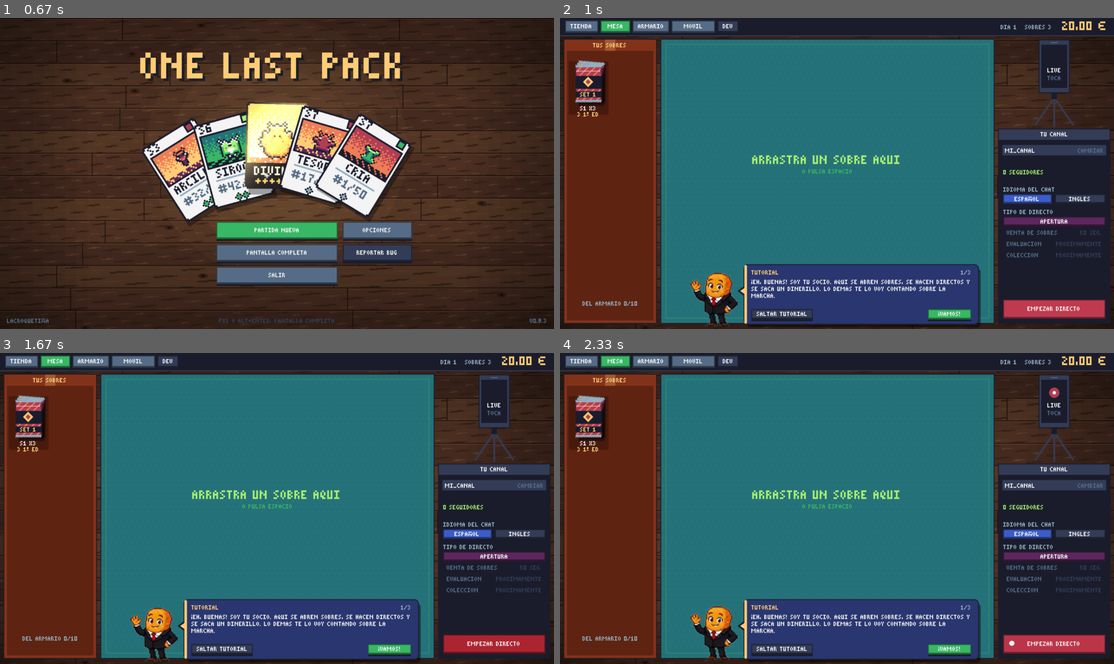
Above: before the commit, frames 1-4 (two rows, left to right).
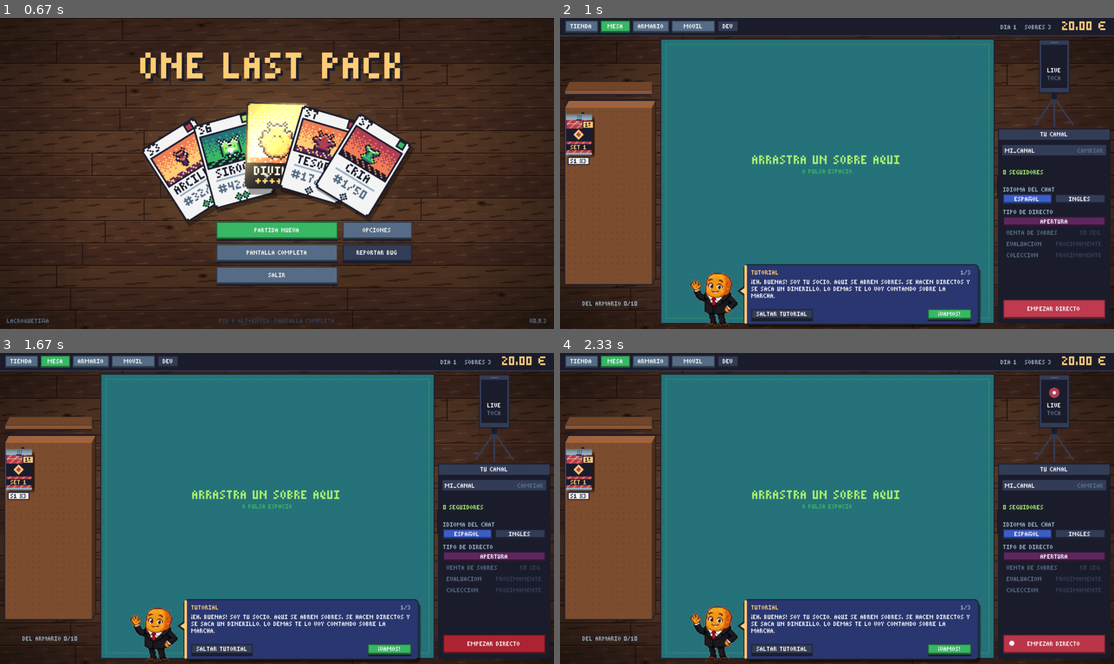
Above: after the commit, the same moments.

Repository: LaCroquetona/one-last-pack
Game: LÖVE game, started from main.lua
Same seed, same stepped clock (60 frames per second), same inputs: the game is played once before the commit and once after it.
Inputs (mouse positions are in pixels of both pictures, inside the frame that each line leads up to):
- Up to frame 1 (0.67 s): click "ONE LAST PACK" at 0.38 s
- Up to frame 2 (1 s): press the mouse at (837, 229) at 0.7 s; move the mouse to (737, 198) at 0.8 s; release the mouse at (637, 164) at 0.93 s
- Up to frame 3 (1.67 s): tap Enter at 1, 1.33 s
- Up to frame 4 (2.33 s): tap Enter at 1.67, 2 s

Frame 1 is identical in both runs. In frame 2, 15% of the frame differs, in the area x 0-18%, y 6-99%; in frame 3, 15%; in frame 4, 15%.

Commit message:
Hang packs, sleeves and top loaders on a pegboard (#22)

Diff:
--- a/src/mesa.lua
+++ b/src/mesa.lua
@@ -12,6 +12,7 @@
 local carta = require "src.carta"
 local sobre = require "src.sobre"
 local caja = require "src.caja"
+local muebles = require "src.muebles"
 local encima = require "src.encima"
 local logros = require "src.logros"
 local apertura = require "src.apertura"
@@ -29,7 +30,12 @@
 local CAJA = { x = 4, y = 24, w = 108, h = 330 }
 local TAPETE = { x = 116, y = 24, w = 386, h = 330 }
 local DIRECTO = { x = 506, y = 24, w = 130, h = 330 }
-local FUNDAS = { x = CAJA.x + 8, y = CAJA.y + 228, w = CAJA.w - 16, h = 62 }
+-- arriba la balda de las cajas cerradas; debajo el tablero con 6 ganchos de
+-- sobres (3 x 2) y las fundas y los tops
+local BALDA = CAJA.y + 60
+local TABLERO = CAJA.y + 80
+local POR_TABLERO = 6
+local FUNDAS = { x = CAJA.x + 8, y = TABLERO + 142, w = CAJA.w - 16, h = 60 }
 -- donde se queda la caja abierta: abajo a la derecha del tapete (no tapa las cartas)
 local ESQUINA = { x = TAPETE.x + TAPETE.w - 36, y = TAPETE.y + 28, e = 1 }
 -- animacion de abrir una caja (src/caja.lua)
@@ -61,23 +67,49 @@
     return x >= r.x and x < r.x + r.w and y >= r.y and y < r.y + r.h
 end
 
--- tipos de sobre que se ven en la caja: caben 4; primero los que tienes y
+-- tipos de sobre que tienes
+local function tiposConSobres()
+    local lista = {}
+    for _, tipo in ipairs(sobres.lista) do
+        if partida.disponibles(tipo.id) > 0 then table.insert(lista, tipo) end
+    end
+    return lista
+end
+
+-- pagina del tablero (solo con mas de 6 tipos de sobre)
+local paginaTablero = 1
+local function paginasTablero()
+    return math.max(1, math.ceil(#tiposConSobres() / POR_TABLERO))
+end
+
+-- tipos de sobre que se ven en el tablero: caben 6; primero los que tienes y
 -- luego huecos vacios de sets ya salidos
 local function tiposCaja()
+    local todos = tiposConSobres()
+    paginaTablero = math.max(1, math.min(paginaTablero, paginasTablero()))
     local lista = {}
-    for _, tipo in ipairs(sobres.lista) do
-        if partida.disponibles(tipo.id) > 0 and #lista < 4 then table.insert(lista, tipo) end
-    end
-    for _, tipo in ipairs(sobres.lista) do
-        if mercado.salido(tipo.set) and partida.disponibles(tipo.id) == 0 and #lista < 4 then table.insert(lista, tipo) end
+    for i = (paginaTablero - 1) * POR_TABLERO + 1, math.min(#todos, paginaTablero * POR_TABLERO) do
+        table.insert(lista, todos[i])
+    end
+    if #todos <= POR_TABLERO then
+        for _, tipo in ipairs(sobres.lista) do
+            if mercado.salido(tipo.set) and partida.disponibles(tipo.id) == 0 and #lista < POR_TABLERO then table.insert(lista, tipo) end
+        end
     end
     return lista
 end
 
--- centro del hueco de un tipo de sobre en la caja
+-- gancho del hueco k del tablero
+local function ganchoHueco(k)
+    local col, fila = (k - 1) % 3, math.floor((k - 1) / 3)
+    return CAJA.x + 22 + col * 32, TABLERO + 6 + fila * 66
+end
+
+-- centro del sobre colgado en el hueco k
 local function hueco(k)
-    local col, fila = (k - 1) % 2, math.floor((k - 1) / 2)
-    return CAJA.x + 29 + col * 50, CAJA.y + 52 + fila * 66
+    local bx, by = ganchoHueco(k)
+    local hx, hy = muebles.agujero(bx, by, 12)
+    return hx, hy + 19
 end
 
 local function huecoDe(tipoId)
@@ -220,39 +252,31 @@
     local esTop = que == "top"
     local libres = (esTop and partida.topsLibres or partida.fundasLibres) - ((mano and mano.cosa == que) and 1 or 0)
     local color = esTop and p.celeste or p.cian
-    ui.caja(x, y, w, h, p.grisosc)
-    fuentes.texto(esTop and "TOPS" or "FUNDAS", x, y + 4, 1, p.blanco, "center", w)
-    for i = math.min(4, libres), 1, -1 do
-        local fx0, fy0 = x + w / 2 - 11 + i * 2, y + 14 - i
-        lg.setColor(1, 1, 1, esTop and 0.2 or 0.12)
-        lg.rectangle("fill", fx0, fy0, 18, 25)
-        lg.setColor(color[1], color[2], color[3], 0.7)
-        lg.rectangle("line", fx0 + 0.5, fy0 + 0.5, 17, 24)
-        -- el top loader es rigido: borde de arriba gordo
-        if esTop then lg.rectangle("fill", fx0 + 1, fy0 + 1, 16, 3) end
-    end
-    fuentes.texto("X" .. math.max(0, libres), x, y + 44, 1, libres > 0 and color or p.rojo, "center", w)
+    -- colgadas del tablero, como en la tienda
+    local bx, by = x + w / 2 + 6, y + 2
+    local hx, hy = muebles.agujero(bx, by, 12)
+    muebles.gancho(bx, by, 12)
+    if libres > 0 then
+        local n = math.min(2, math.ceil(libres / 20))
+        if esTop then muebles.bolsaTops(hx, hy, n, 0, "") else muebles.blister(hx, hy, n, 0, "") end
+    end
+    muebles.punta(bx, by, 12)
+    muebles.etiqueta(x + w / 2, y + 50, "X" .. math.max(0, libres), libres > 0 and color or p.rojo)
     local puede = libres > 0 and not apertura.bloqueada()
     local pista
     if puede then pista = estrecho and "ARRASTRA" or "ARRÁSTRALA A UNA CARTA"
     elseif libres > 0 then pista = estrecho and "TRAS ABRIR" or "AL ACABAR EL SOBRE"
     else pista = estrecho and "EN TIENDA" or "CÓMPRALAS EN LA TIENDA" end
-    fuentes.texto(pista, x, y + 52, 1, p.grisclaro, "center", w)
+    if ui.encima == "caja_" .. que then ui.tooltip(esTop and "Top loaders" or "Fundas", color, { { pista } }) end
     if puede then ui.zona("caja_" .. que, x, y, w, h) end
 end
 
 local function dibujarCaja()
-    -- caja de carton
-    lg.setColor(p.negro)
-    lg.rectangle("fill", CAJA.x, CAJA.y, CAJA.w, CAJA.h)
-    lg.setColor(p.naranja[1] * 0.55, p.naranja[2] * 0.4, p.naranja[3] * 0.3)
-    lg.rectangle("fill", CAJA.x + 1, CAJA.y + 1, CAJA.w - 2, CAJA.h - 2)
-    lg.setColor(p.naranja[1] * 0.4, p.naranja[2] * 0.28, p.naranja[3] * 0.2)
-    lg.rectangle("fill", CAJA.x + 4, CAJA.y + 14, CAJA.w - 8, CAJA.h - 18)
-    -- cinta de embalar
-    lg.setColor(p.amarillo[1], p.amarillo[2], p.amarillo[3], 0.25)
-    lg.rectangle("fill", CAJA.x + CAJA.w / 2 - 6, CAJA.y + 1, 12, 13)
-    fuentes.texto("TUS SOBRES", CAJA.x, CAJA.y + 5, 1, p.amarillo, "center", CAJA.w)
+    -- tablero con ganchos al fondo de la mesa, como el de la tienda
+    muebles.bloque(CAJA.x + 2, TABLERO, CAJA.w - 8, 204, 8, muebles.tonos(muebles.MADERA, 1.15, 1.5, 0.7))
+    muebles.perforado(CAJA.x + 6, TABLERO + 4, CAJA.w - 14, 196, 7)
+    -- y encima la balda de las cajas cerradas
+    muebles.balda(CAJA.x + 2, BALDA, CAJA.w - 8, 10)
 
     local bloqueada = apertura.bloqueada()
     -- llevas un sobre: soltarlo aqui lo guarda (el de la caja abierta, todos)
@@ -270,43 +294,62 @@
         local p1 = partida.apartado("s", tipo.id, true) and 0 or partida.sobres(tipo.id, true)
         local cogido = mano and mano.cosa == "sobre" and mano.tipo == tipo.id and not mano.deCaja and 1 or 0
         local quedan = n - cogido
-        -- fondo del hueco
-        lg.setColor(0, 0, 0, 0.25)
-        lg.rectangle("fill", x - 23, y - 26, 46, 62)
+        -- colgados de su gancho
+        local bx, by = ganchoHueco(k)
+        local hx, hy = muebles.agujero(bx, by, 12)
+        muebles.gancho(bx, by, 12)
+        if quedan > 0 then muebles.colgados(tipo.id, hx, hy, math.min(3, quedan), 0) end
+        muebles.punta(bx, by, 12)
+        -- pegatina dorada en el de delante si te queda alguno de 1ª edicion
+        if quedan > 0 and p1 > 0 then
+            local sw, sh = math.max(10, fuentes.ancho("1ª") + 4), fuentes.alto(1) + 2
+            lg.setColor(p.negro)
+            lg.rectangle("fill", hx + 15 - sw, hy + 1, sw + 2, sh + 2)
+            lg.setColor(p.amarillo)
+            lg.rectangle("fill", hx + 16 - sw, hy + 2, sw, sh)
+            fuentes.texto("1ª", hx + 16 - sw, hy + 3, 1, p.negro, "center", sw)
+        end
         if quedan > 0 then
-            for i = math.min(3, quedan), 1, -1 do
-                local dy = (i - 1) * -2
-                sobre.dibujar(tipo.id, x + (i - 1), y + dy, 1, (i - 1) * 0.04)
-            end
             local enc = ui.encima == "caja_" .. tipo.id and not bloqueada
             if enc then
                 lg.setColor(1, 1, 1, 0.25)
                 lg.rectangle("line", x - 15.5, y - 22.5, 31, 45)
+                local lineas = { { quedan .. (quedan == 1 and " SOBRE" or " SOBRES") } }
+                if p1 > 0 then table.insert(lineas, { math.min(p1, quedan) .. " DE 1ª EDICIÓN", p.amarillo }) end
+                table.insert(lineas, { "Arrástralo al tapete", p.grisclaro })
+                ui.tooltip(sets[tipo.set].nombre:upper(), p.blanco, lineas)
             end
-            if not bloqueada then ui.zona("caja_" .. tipo.id, x - 18, y - 24, 36, 50) end
-        else
-            lg.setColor(1, 1, 1, 0.12)
-            lg.rectangle("line", x - 14.5, y - 21.5, 29, 43)
-        end
-        fuentes.texto(sets[tipo.set].codigo .. " X" .. quedan, x - 23, y + 26, 1, quedan > 0 and p.blanco or p.gris, "center", 46)
-        if p1 > 0 then fuentes.texto(p1 .. " 1ª ED", x - 23, y + 28 + fuentes.alto(), 1, p.amarillo, "center", 46) end
+            if not bloqueada then ui.zona("caja_" .. tipo.id, x - 16, y - 24, 32, 50) end
+        end
+        -- si no cabe (texto grande del movil), solo la cantidad: el set ya va en el sobre
+        local txt = sets[tipo.set].codigo .. " X" .. quedan
+        if fuentes.ancho(txt) > 24 then txt = "X" .. quedan end
+        muebles.etiqueta(x, y + 24, txt, quedan > 0 and p.blanco or p.grisosc, quedan > 0 and p.negro or p.gris)
+    end
+    -- con mas de 6 tipos de sobre, flechas para ver los demas
+    local paginas = paginasTablero()
+    if paginas > 1 then
+        ui.boton("mesa_tablero_-1", "<", CAJA.x + 4, TABLERO + 130, 12, 9, p.azul, paginaTablero > 1)
+        fuentes.texto(paginaTablero .. "/" .. paginas, CAJA.x, TABLERO + 132, 1, p.grisclaro, "center", CAJA.w - 6)
+        ui.boton("mesa_tablero_1", ">", CAJA.x + CAJA.w - 22, TABLERO + 130, 12, 9, p.azul, paginaTablero < paginas)
     end
 
     -- cajas cerradas: se arrastran al tapete para abrirlas
-    -- hasta 4 sets de cajas, en 2 filas de 2
+    -- hasta 4 sets de cajas, cada uno en su pila encima de la balda
     local hayCajas = 0
     for _, tipo in ipairs(sobres.lista) do
         local n = partida.cajasDisponibles(tipo.id)
         if n > 0 and hayCajas < 4 then
             hayCajas = hayCajas + 1
-            local col, fila = (hayCajas - 1) % 2, math.floor((hayCajas - 1) / 2)
-            local cx, cy = CAJA.x + 29 + col * 50, CAJA.y + 172 + fila * 29
+            local cx, cy = CAJA.x + 18 + (hayCajas - 1) * 25, BALDA - 9
             local cogida = mano and mano.cosa == "cajabox" and mano.tipo == tipo.id
             local quedan = n - (cogida and 1 or 0)
-            if quedan > 0 then caja.dibujar(tipo.id, cx, cy, 1, { mini = true }) end
-            fuentes.texto("X" .. quedan, cx + 12, cy + 7, 1, p.blanco)
-            sitioCajas[tipo.id] = { x = cx, y = cy }
-            if not bloqueada and not animCaja then ui.zona("cajabox_" .. tipo.id, cx - 16, cy - 14, 32, 27) end
+            local pila = math.min(4, quedan)
+            for i = 0, pila - 1 do caja.dibujar(tipo.id, cx + (i % 2), cy - i * 9, 1, { mini = true }) end
+            fuentes.texto("X" .. quedan, cx - 12, BALDA + 7, 1, p.blanco, "center", 24)
+            local top = cy - math.max(0, pila - 1) * 9
+            sitioCajas[tipo.id] = { x = cx, y = top }
+            if not bloqueada and not animCaja then ui.zona("cajabox_" .. tipo.id, cx - 12, top - 10, 24, cy - top + 20) end
         end
     end
     -- chip para sacar los sobres de la caja tocada (se va solo)
@@ -315,7 +358,7 @@
         if s and partida.cajasDisponibles(chipCaja.tipo) > 0 and not bloqueada then
             local w = math.min(CAJA.w - 4, math.max(62, fuentes.ancho("SACAR SOBRES") + 10))
             local x = math.max(CAJA.x + 2, math.min(CAJA.x + CAJA.w - w - 2, s.x - w / 2))
-            ui.boton("mesa_sacar", "SACAR SOBRES", x, s.y - 30, w, 12, p.azul)
+            ui.boton("mesa_sacar", "SACAR SOBRES", x, BALDA + 14, w, 12, p.azul)
         else
             chipCaja = nil
         end
@@ -369,9 +412,16 @@
     if ultimo and not animCaja then
         local setId = sobres[ultimo].set
         local tiene, total = partida.distintas(setId), #partida.cartasDe(setId)
-        local cad = sets[setId].codigo .. " " .. tiene .. "/" .. total .. "  " .. math.floor(tiene / total * 100) .. "%"
-        if tiene >= total then cad = sets[setId].codigo .. " COMPLETO" end
-        fuentes.texto(cad, T.x + 10, T.y + 10, 1, tiene >= total and p.amarillo or { 1, 1, 1, 0.55 })
+        local cod, pct = sets[setId].codigo, partida.porcentaje(setId)
+        local cad = cod .. " " .. tiene .. "/" .. total .. "  " .. pct .. "%"
+        local color = tiene >= total and p.amarillo or { 1, 1, 1, 0.55 }
+        -- completo: pasa del 100% con las de fuera de set
+        if partida.master(setId) then
+            cad, color = cod .. " MASTER SET", muebles.ORO.claro
+        elseif tiene >= total then
+            cad = cod .. (pct > 100 and (" " .. pct .. "%") or " COMPLETO")
+        end
+        fuentes.texto(cad, T.x + 10, T.y + 10, 1, color)
     end
 
     -- velocidad de apertura (con la mejora MANOS RAPIDAS); se cambia en cualquier momento
@@ -444,8 +494,8 @@
                     fuentes.texto("¡NUEVA!", s.x - 30, s.y - h / 2 - 8, 1, p.amarillo, "center", 60)
                 end
                 if ui.encima == zid and not mano then
-                    local r = rarezas[def.rareza]
-                    ui.tooltip(def.nombre, r.color, {
+                    local r = rarezas.de(def)
+                    ui.tooltip(rarezas.nombre(def), r.color, {
                         { r.nombre .. (c.p and "  -  1ª ED" or ""), r.color },
                         { "Copias: " .. partida.copias(s.id) },
                         { "Valor " .. ui.dinero(mercado.valor(s.id, c.p)), p.amarillo },
@@ -1000,6 +1050,11 @@
 end
 
 function mesa.click(id)
+    local d = id and id:match("^mesa_tablero_(%-?1)$")
+    if d then
+        paginaTablero = paginaTablero + tonumber(d)
+        return
+    end
     local s = mesaSel and entradaMesa(mesaSel)
     if not s then return end
     local c = partida.copia(s.id, s.u)
@@ -1031,7 +1086,7 @@
         local x, y = ui.mx, ui.my
         local function hacer() cobrar(partida.venderCopias(s.id, { s.u }), x, y) end
         if partida.copias(s.id) == 1 then
-            ui.confirmar("¿VENDER LA ÚLTIMA?", { "ES TU ÚNICA COPIA DE " .. def.nombre:upper(), "DESAPARECERÁ DEL ÁLBUM" },
+            ui.confirmar("¿VENDER LA ÚLTIMA?", { "ES TU ÚNICA COPIA DE " .. rarezas.nombre(def):upper(), "DESAPARECERÁ DEL ÁLBUM" },
                 "SÍ, VENDERLA", hacer)
         else
             hacer()
@@ -1055,7 +1110,7 @@
     local tipoId = apertura.ultimoTipo()
     if not tipoId or partida.disponibles(tipoId) == 0 then
         tipoId = nil
-        for _, tipo in ipairs(tiposCaja()) do
+        for _, tipo in ipairs(tiposConSobres()) do
             if partida.disponibles(tipo.id) > 0 then
                 tipoId = tipo.id
                 break
@@ -1075,6 +1130,7 @@
 function mesa.reiniciar()
     mano, mesaSel, animCaja = nil, nil, nil
     pulsoSobre, chipCaja, pistaVista = nil, nil, nil
+    paginaTablero = 1
     vuelos = {}
     apertura.recoger()
 end
